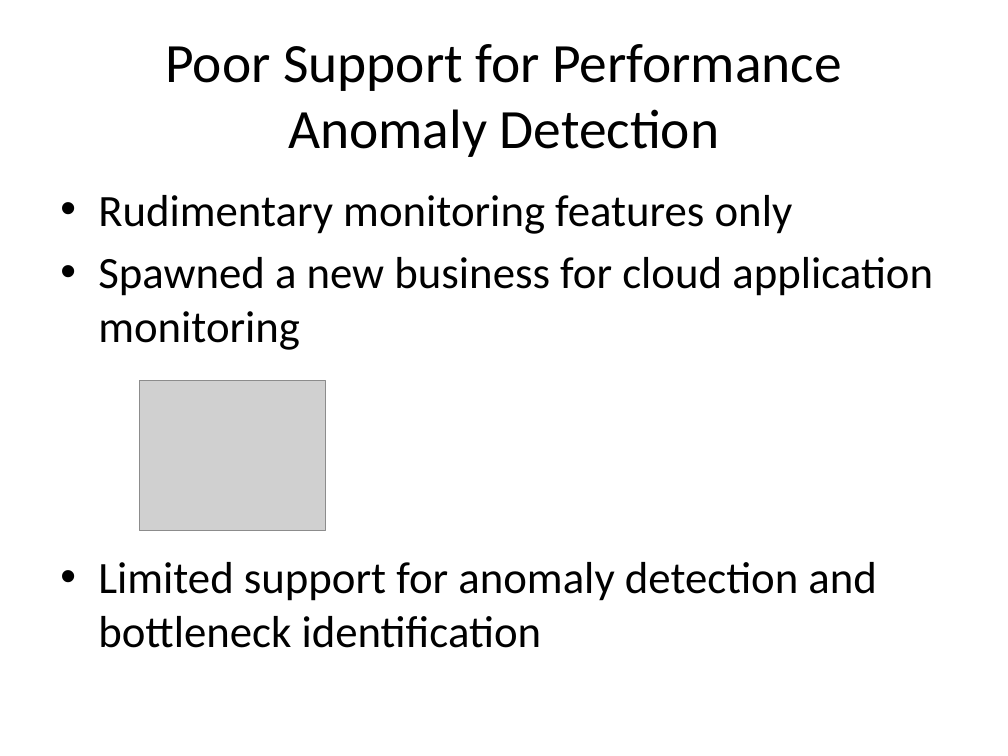
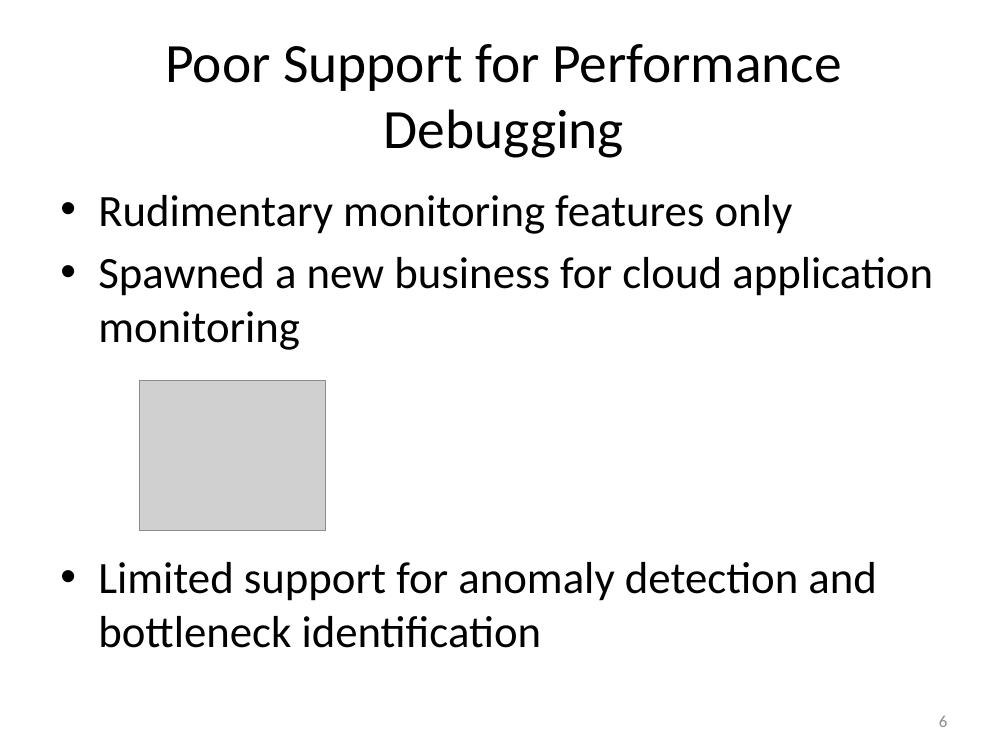
Before and after one commit to Dithn/eager-appscale, a slide deck: slide 6 of Eager/elk-experiment/appserver/system_design.pptx. Drawn at 1008x756 pixels with LibreOffice and Linux fonts; fonts in the diff are those of the drawing; grey boxes stand for pictures. Boxes give left, top, right and bottom in pixels: in the first picture for what was removed or moved away, otherwise in the second. Text is boxed around its words. In the diff, an @@ line names an element or a change of style, - is before the commit and + after.

```diff
--- a/Eager/elk-experiment/appserver/system_design.pptx
+++ b/Eager/elk-experiment/appserver/system_design.pptx
@@ title at [165,44,842,158]: text changed @@
-Poor Support for Performance Anomaly Detection
+Poor Support for Performance Debugging
@@ page number added at [939,716,947,727], 12 pt, text #8C8C8C @@
+6
```
Also in this commit, not shown: 43 other slides changed.
